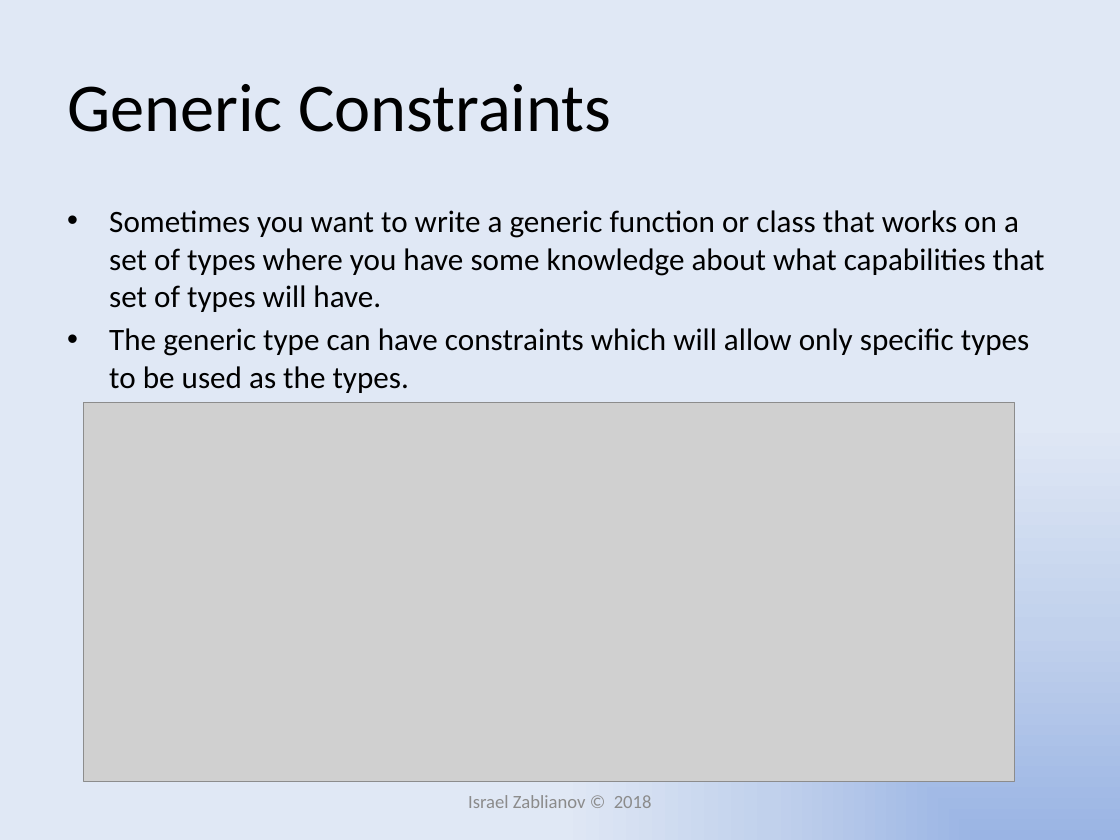
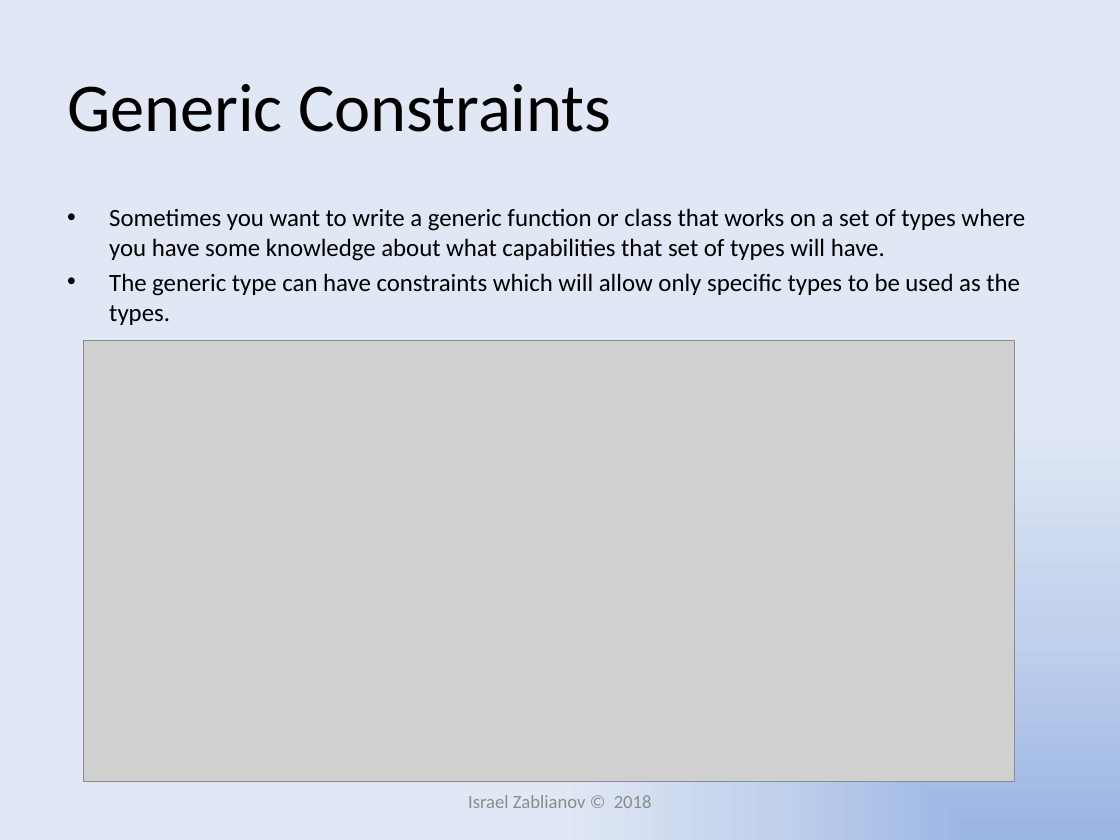
Before and after one commit to IsraelZablianov/TypeScript-Course, a slide deck: slide 23 of Introduction to TypeScript.pptx. Drawn at 1120x840 pixels with LibreOffice and Linux fonts; fonts in the diff are those of the drawing; grey boxes stand for pictures. Boxes give left, top, right and bottom in pixels: in the first picture for what was removed or moved away, otherwise in the second. Text is boxed around its words. In the diff, an @@ line names an element or a change of style, - is before the commit and + after.

```diff
--- a/Introduction to TypeScript.pptx
+++ b/Introduction to TypeScript.pptx
@@ text "Sometimes you want to write ..." at <box>109,208,1025,325</box>: size 20 to 16 pt @@
@@ picture: place and size @@
-picture at <box>84,402,1015,782</box>
+picture at <box>84,340,1015,782</box>
```
Also in this commit, not shown: 7 other slides changed.
